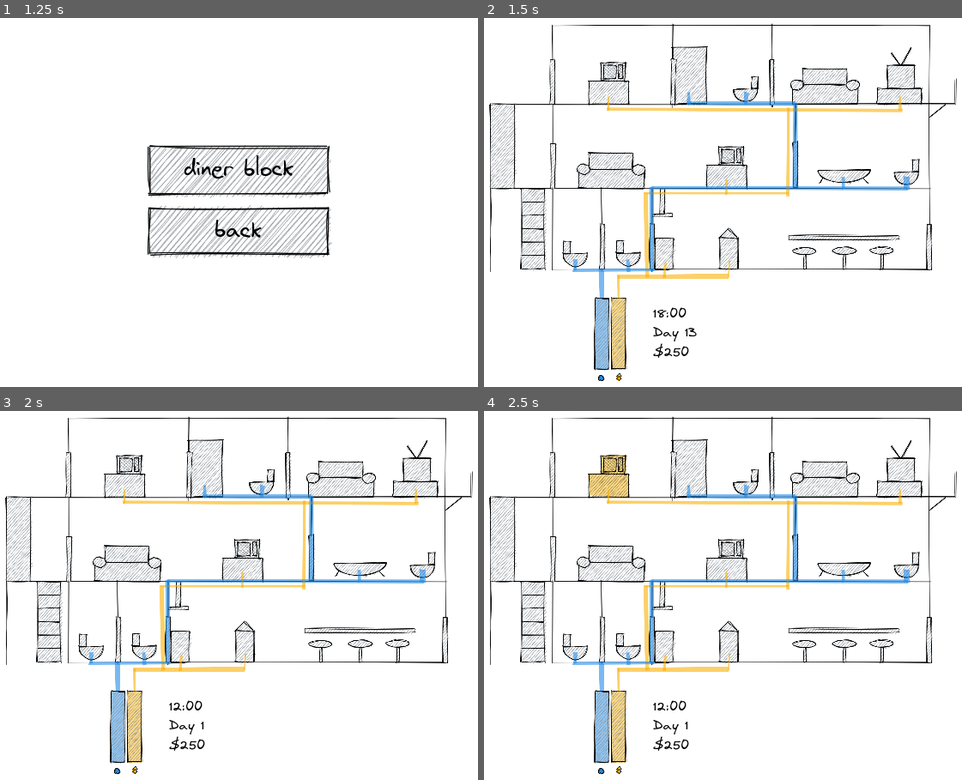
Above: before the commit, frames 1-4 (two rows, left to right).
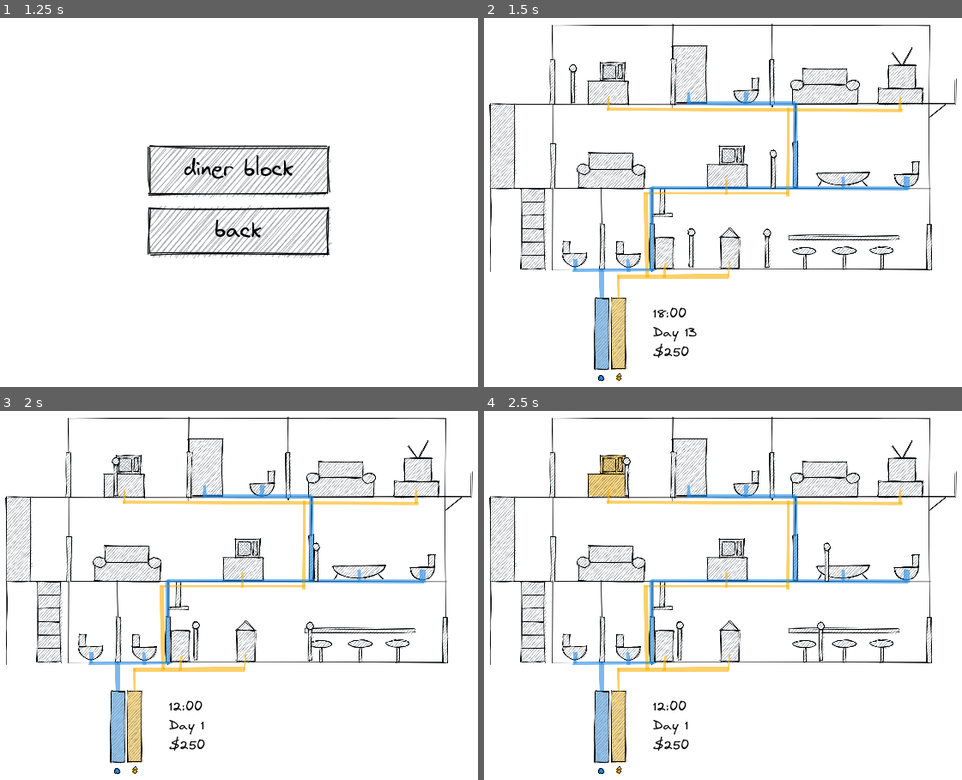
Above: after the commit, the same moments.

Repository: assertchris/game-sitch
Game: Godot game, scene res://scenes/screens/menu.tscn
Two runs of this game, one before a commit and one after it. Both use one fixed random seed, a clock stepped at 60 frames per second and the inputs below.
Inputs (mouse positions are in pixels of both pictures, inside the frame that each line leads up to):
- Up to frame 1 (1.25 s): tap Enter at 0.5 s; move the mouse to (239, 110) at 0.52 s; click (239, 110) at 0.67 s
- Up to frame 2 (1.5 s): tap Space at 1.25 s; move the mouse to (723, 169) at 1.27 s; click (723, 169) at 1.42 s
- Up to frame 3 (2 s): no input
- Up to frame 4 (2.5 s): move the mouse to (608, 477) at 2.02 s; click (608, 477) at 2.17 s

Frame 1 is identical in both runs. In frame 2, 3.7% of the frame differs, in the area x 16-93%, y 7-69%; in frame 3, 3.7%; in frame 4, 3.7%.

Commit message:
Add people

Diff:
--- a/project.godot
+++ b/project.godot
@@ -9,10 +9,20 @@
 config_version=4
 
 _global_script_classes=[ {
+"base": "TextureRect",
+"class": "Fixture",
+"language": "GDScript",
+"path": "res://scenes/fixture.gd"
+}, {
 "base": "Node2D",
 "class": "Level",
 "language": "GDScript",
 "path": "res://scenes/levels/level.gd"
+}, {
+"base": "KinematicBody2D",
+"class": "Person",
+"language": "GDScript",
+"path": "res://scenes/person.gd"
 }, {
 "base": "MarginContainer",
 "class": "Screen",
@@ -20,7 +30,9 @@
 "path": "res://scenes/screens/screen.gd"
 } ]
 _global_script_class_icons={
+"Fixture": "",
 "Level": "",
+"Person": "",
 "Screen": ""
 }
 
--- /dev/null
+++ b/resources/emote-font.tres
@@ -0,0 +1,7 @@
+[gd_resource type="DynamicFont" load_steps=2 format=2]
+
+[ext_resource path="res://fonts/virgil.ttf" type="DynamicFontData" id=1]
+
+[resource]
+size = 15
+font_data = ExtResource( 1 )
--- a/scenes/interface/fixture.gd
+++ b/scenes/fixture.gd
@@ -1,12 +1,16 @@
 extends TextureRect
+class_name Fixture
 
 const FIXTURES = preload("res://scenes/globals/constants.gd").FIXTURES
 
 export (FIXTURES) var type := FIXTURES.NONE
+
 export var enable_time := 1.0
 export var resource_cost := 5.0
+export var use_time := 10.0
 
-onready var _enable_timer := $EnableTimer
+onready var _enable_timer := $EnableTimer as Timer
+onready var _target_position := $TargetPosition as Position2D
 
 var enabled := false
 var can_enable := true
@@ -70,3 +74,6 @@
 	)
 
 	tween.start()
+
+func get_target_position() -> Position2D:
+	return  _target_position
--- a/scenes/interface/fixture.tscn
+++ b/scenes/fixture.tscn
@@ -1,12 +1,14 @@
 [gd_scene load_steps=2 format=2]
 
-[ext_resource path="res://scenes/interface/fixture.gd" type="Script" id=1]
+[ext_resource path="res://scenes/fixture.gd" type="Script" id=1]
 
 [node name="Fixture" type="TextureRect" groups=[
 "fixtures",
 ]]
-margin_right = 40.0
-margin_bottom = 40.0
+margin_left = -9.0
+margin_top = -21.0
+margin_right = 31.0
+margin_bottom = 19.0
 rect_scale = Vector2( 0.5, 0.5 )
 mouse_filter = 0
 mouse_default_cursor_shape = 2
@@ -19,5 +21,7 @@
 [node name="EnableTimer" type="Timer" parent="."]
 one_shot = true
 
+[node name="TargetPosition" type="Position2D" parent="."]
+
 [connection signal="gui_input" from="." to="." method="_on_gui_input"]
 [connection signal="timeout" from="EnableTimer" to="." method="_on_enable_timer_timeout"]
--- a/scenes/globals/constants.gd
+++ b/scenes/globals/constants.gd
@@ -48,6 +48,20 @@
 	FIXTURES.WATER: [0.133, 0.545, 0.901],
 }
 
+enum PEOPLE {
+	NONE,
+	RESIDENT,
+	DELI_WORKER,
+	DELI_CUSTOMER,
+}
+
+const PEOPLE_MIN_IDLE_TIME := 5.0
+const PEOPLE_MAX_IDLE_TIME := 10.0
+const PEOPLE_MIN_WAIT_TIME := 4.0
+const PEOPLE_MAX_WAIT_TIME := 8.0
+const PEOPLE_WAIT_PENALTY := 5
+const PEOPLE_MOVE_SPEED := 100
+
 const TICK_SECONDS := 5.0
 const TICK_MINUTES_INCREASE := 30
 
--- a/scenes/interface/button.gd
+++ b/scenes/interface/button.gd
@@ -4,10 +4,7 @@
 signal pressed
 
 export var label := "button"
-export var image_0: Texture
-export var image_1: Texture
-export var image_2: Texture
-export var image_3: Texture
+export (Array, Texture) var images
 
 onready var _texture := $Texture
 onready var _label := $Label
@@ -15,8 +12,7 @@
 func _ready() -> void:
 	randomize()
 
-	var image_number = randi() % 4
-	var image_texture = get("image_" + str(image_number))
+	var image_texture = images[randi() % images.size()]
 
 	_texture.texture_normal = image_texture
 	_texture.texture_disabled = image_texture
--- a/scenes/interface/button.tscn
+++ b/scenes/interface/button.tscn
@@ -15,10 +15,7 @@
 __meta__ = {
 "_edit_use_anchors_": false
 }
-image_0 = ExtResource( 3 )
-image_1 = ExtResource( 5 )
-image_2 = ExtResource( 6 )
-image_3 = ExtResource( 4 )
+images = [ ExtResource( 3 ), ExtResource( 5 ), ExtResource( 6 ), ExtResource( 4 ) ]
 
 [node name="Texture" type="TextureButton" parent="."]
 margin_left = 460.0
@@ -27,10 +24,10 @@
 margin_bottom = 415.0
 rect_min_size = Vector2( 360, 110 )
 mouse_filter = 2
-texture_normal = ExtResource( 5 )
+texture_normal = ExtResource( 4 )
 texture_pressed = ExtResource( 3 )
-texture_hover = ExtResource( 5 )
-texture_disabled = ExtResource( 5 )
+texture_hover = ExtResource( 4 )
+texture_disabled = ExtResource( 4 )
 texture_focused = ExtResource( 3 )
 expand = true
 stretch_mode = 3
--- a/scenes/levels/diner-block.tscn
+++ b/scenes/levels/diner-block.tscn
@@ -1,9 +1,9 @@
-[gd_scene load_steps=14 format=2]
+[gd_scene load_steps=15 format=2]
 
 [ext_resource path="res://scenes/levels/level.tscn" type="PackedScene" id=1]
 [ext_resource path="res://scenes/levels/diner-block.gd" type="Script" id=2]
 [ext_resource path="res://images/diner-block-background-1.png" type="Texture" id=3]
-[ext_resource path="res://scenes/interface/fixture.tscn" type="PackedScene" id=4]
+[ext_resource path="res://scenes/fixture.tscn" type="PackedScene" id=4]
 [ext_resource path="res://images/bath-1.png" type="Texture" id=5]
 [ext_resource path="res://images/left-facing-toilet-1.png" type="Texture" id=6]
 [ext_resource path="res://images/right-facing-toilet-1.png" type="Texture" id=7]
@@ -13,6 +13,7 @@
 [ext_resource path="res://images/cooker-1.png" type="Texture" id=11]
 [ext_resource path="res://images/counter-1.png" type="Texture" id=12]
 [ext_resource path="res://resources/stats-font.tres" type="DynamicFont" id=13]
+[ext_resource path="res://scenes/person.tscn" type="PackedScene" id=14]
 
 [node name="DinerBlock" instance=ExtResource( 1 )]
 script = ExtResource( 2 )
@@ -84,107 +85,230 @@
 }
 
 [node name="Second" type="Node2D" parent="." index="3"]
+__meta__ = {
+"_edit_lock_": true
+}
 
 [node name="Microwave" parent="Second" index="0" instance=ExtResource( 4 )]
-margin_left = 388.0
+margin_left = 387.0
 margin_top = 100.0
-margin_right = 545.0
+margin_right = 544.0
 margin_bottom = 265.0
 texture = ExtResource( 10 )
 type = 1
 enable_time = 0.25
+use_time = 15.0
+
+[node name="TargetPosition" parent="Second/Microwave" index="1"]
+position = Vector2( 44, 154 )
 
 [node name="Shower" parent="Second" index="1" instance=ExtResource( 4 )]
 margin_left = 544.0
-margin_top = 72.0
+margin_top = 70.0
 margin_right = 681.0
-margin_bottom = 294.0
+margin_bottom = 292.0
 texture = ExtResource( 8 )
 type = 2
+use_time = 25.0
+
+[node name="TargetPosition" parent="Second/Shower" index="1"]
+position = Vector2( 68, 212 )
 
 [node name="Toilet" parent="Second" index="2" instance=ExtResource( 4 )]
-margin_left = 959.0
-margin_top = 282.0
-margin_right = 1058.0
-margin_bottom = 381.0
+margin_left = 660.0
+margin_top = 130.0
+margin_right = 759.0
+margin_bottom = 229.0
 texture = ExtResource( 6 )
 type = 2
 enable_time = 0.25
 
+[node name="TargetPosition" parent="Second/Toilet" index="1"]
+position = Vector2( 12, 94 )
+
 [node name="Television" parent="Second" index="3" instance=ExtResource( 4 )]
-margin_left = 926.0
+margin_left = 928.0
 margin_top = 73.0
-margin_right = 1102.0
+margin_right = 1104.0
 margin_bottom = 293.0
 texture = ExtResource( 9 )
 type = 1
 enable_time = 0.25
+use_time = 60.0
+
+[node name="TargetPosition" parent="Second/Television" index="1"]
+position = Vector2( 18, 208 )
+
+[node name="Resident" parent="Second" index="4" instance=ExtResource( 14 )]
+position = Vector2( 355, 180 )
+z_index = 5
+type = 1
+idle_positions = [ NodePath("../Idle1"), NodePath("../Idle2"), NodePath("../Idle3"), NodePath("../Idle4") ]
+water_fixtures = [ NodePath("../Toilet"), NodePath("../Shower") ]
+power_fixtures = [ NodePath("../Microwave"), NodePath("../Television") ]
+daily_income = 70
+
+[node name="Idle1" type="Position2D" parent="Second" index="5"]
+position = Vector2( 354, 181 )
+
+[node name="Idle2" type="Position2D" parent="Second" index="6"]
+position = Vector2( 506, 181 )
+
+[node name="Idle3" type="Position2D" parent="Second" index="7"]
+position = Vector2( 831, 181 )
+
+[node name="Idle4" type="Position2D" parent="Second" index="8"]
+position = Vector2( 1049, 181 )
 
 [node name="First" type="Node2D" parent="." index="4"]
+__meta__ = {
+"_edit_lock_": true
+}
 
 [node name="Microwave" parent="First" index="0" instance=ExtResource( 4 )]
-margin_left = 608.0
-margin_top = 257.0
-margin_right = 765.0
-margin_bottom = 422.0
+margin_left = 609.0
+margin_top = 256.0
+margin_right = 766.0
+margin_bottom = 421.0
 texture = ExtResource( 10 )
 type = 1
 enable_time = 0.25
+use_time = 15.0
+
+[node name="TargetPosition" parent="First/Microwave" index="1"]
+position = Vector2( 38, 156 )
 
 [node name="Bath" parent="First" index="1" instance=ExtResource( 4 )]
-margin_left = 815.0
-margin_top = 301.0
-margin_right = 1020.0
-margin_bottom = 359.0
+margin_left = 813.0
+margin_top = 306.0
+margin_right = 1018.0
+margin_bottom = 364.0
 texture = ExtResource( 5 )
 type = 2
+use_time = 25.0
+
+[node name="TargetPosition" parent="First/Bath" index="1"]
+position = Vector2( 60, 44 )
 
 [node name="Toilet" parent="First" index="2" instance=ExtResource( 4 )]
-margin_left = 659.0
-margin_top = 127.0
-margin_right = 758.0
-margin_bottom = 226.0
+margin_left = 959.0
+margin_top = 286.0
+margin_right = 1058.0
+margin_bottom = 385.0
 texture = ExtResource( 6 )
 type = 2
 enable_time = 0.25
 
+[node name="TargetPosition" parent="First/Toilet" index="1"]
+position = Vector2( 22, 96 )
+
+[node name="Resident" parent="First" index="3" instance=ExtResource( 14 )]
+position = Vector2( 728, 339 )
+z_index = 5
+type = 1
+idle_positions = [ NodePath("../Idle1"), NodePath("../Idle2"), NodePath("../Idle3"), NodePath("../Idle4") ]
+water_fixtures = [ NodePath("../Bath"), NodePath("../Toilet") ]
+power_fixtures = [ NodePath("../Microwave") ]
+daily_income = 50
+
+[node name="Idle1" type="Position2D" parent="First" index="4"]
+position = Vector2( 433, 336 )
+
+[node name="Idle2" type="Position2D" parent="First" index="5"]
+position = Vector2( 555, 336 )
+
+[node name="Idle3" type="Position2D" parent="First" index="6"]
+position = Vector2( 726, 336 )
+
+[node name="Idle4" type="Position2D" parent="First" index="7"]
+position = Vector2( 286, 336 )
+
 [node name="Deli" type="Node2D" parent="." index="5"]
+__meta__ = {
+"_edit_lock_": true
+}
 
 [node name="Toilet1" parent="Deli" index="0" instance=ExtResource( 4 )]
-margin_left = 341.0
+margin_left = 340.0
 margin_top = 434.0
-margin_right = 438.0
+margin_right = 437.0
 margin_bottom = 534.0
 texture = ExtResource( 7 )
 type = 2
 enable_time = 0.25
+use_time = 5.0
+
+[node name="TargetPosition" parent="Deli/Toilet1" index="1"]
+position = Vector2( 76, 96 )
 
 [node name="Toilet2" parent="Deli" index="1" instance=ExtResource( 4 )]
 margin_left = 440.0
-margin_top = 433.0
+margin_top = 435.0
 margin_right = 537.0
-margin_bottom = 533.0
+margin_bottom = 535.0
 texture = ExtResource( 7 )
 type = 2
 enable_time = 0.25
+use_time = 5.0
+
+[node name="TargetPosition" parent="Deli/Toilet2" index="1"]
+position = Vector2( 80, 96 )
 
 [node name="Cooker" parent="Deli" index="2" instance=ExtResource( 4 )]
 margin_left = 512.0
-margin_top = 428.0
+margin_top = 427.0
 margin_right = 592.0
-margin_bottom = 554.0
+margin_bottom = 553.0
 texture = ExtResource( 11 )
 type = 1
 enable_time = 0.75
+use_time = 25.0
+
+[node name="TargetPosition" parent="Deli/Cooker" index="1"]
+position = Vector2( 90, 118 )
 
 [node name="Counter" parent="Deli" index="3" instance=ExtResource( 4 )]
-margin_left = 632.0
-margin_top = 410.0
-margin_right = 712.0
-margin_bottom = 572.0
+margin_left = 634.0
+margin_top = 409.0
+margin_right = 714.0
+margin_bottom = 571.0
 texture = ExtResource( 12 )
 type = 1
 enable_time = 0.25
+use_time = 15.0
+
+[node name="TargetPosition" parent="Deli/Counter" index="1"]
+position = Vector2( -16, 152 )
+
+[node name="DeliWorker" parent="Deli" index="4" instance=ExtResource( 14 )]
+position = Vector2( 589, 486 )
+z_index = 5
+type = 2
+idle_positions = [ NodePath("../DeliWorkerIdle1") ]
+power_fixtures = [ NodePath("../Cooker"), NodePath("../Counter") ]
+daily_income = 100
+
+[node name="DeliCustomer" parent="Deli" index="5" instance=ExtResource( 14 )]
+position = Vector2( 717, 487 )
+z_index = 5
+type = 3
+idle_positions = [ NodePath("../DeliCustomerIdle1"), NodePath("../DeliCustomerIdle2"), NodePath("../DeliCustomerIdle3"), NodePath("../DeliCustomerIdle4") ]
+water_fixtures = [ NodePath("../Toilet1"), NodePath("../Toilet2") ]
+
+[node name="DeliWorkerIdle1" type="Position2D" parent="Deli" index="6"]
+position = Vector2( 588, 488 )
+
+[node name="DeliCustomerIdle1" type="Position2D" parent="Deli" index="7"]
+position = Vector2( 715, 488 )
+
+[node name="DeliCustomerIdle2" type="Position2D" parent="Deli" index="8"]
+position = Vector2( 794, 488 )
+
+[node name="DeliCustomerIdle3" type="Position2D" parent="Deli" index="9"]
+position = Vector2( 867, 488 )
+
+[node name="DeliCustomerIdle4" type="Position2D" parent="Deli" index="10"]
+position = Vector2( 937, 488 )
 
 [node name="Structure" type="Sprite" parent="." index="6"]
 position = Vector2( 641, 362 )
@@ -193,3 +317,15 @@
 __meta__ = {
 "_edit_lock_": true
 }
+
+[editable path="Second/Microwave"]
+[editable path="Second/Shower"]
+[editable path="Second/Toilet"]
+[editable path="Second/Television"]
+[editable path="First/Microwave"]
+[editable path="First/Bath"]
+[editable path="First/Toilet"]
+[editable path="Deli/Toilet1"]
+[editable path="Deli/Toilet2"]
+[editable path="Deli/Cooker"]
+[editable path="Deli/Counter"]
--- a/scenes/levels/level.gd
+++ b/scenes/levels/level.gd
@@ -2,7 +2,6 @@
 class_name Level
 
 export var win_money := 500
-
 export var time_path: NodePath
 export var day_path: NodePath
 export var money_path: NodePath
--- /dev/null
+++ b/scenes/person.gd
@@ -0,0 +1,127 @@
+extends KinematicBody2D
+class_name Person
+
+const PEOPLE = preload("res://scenes/globals/constants.gd").PEOPLE
+
+export (PEOPLE) var type := PEOPLE.NONE
+export (Array, Texture) var images
+export (Array, NodePath) var idle_positions
+export (Array, NodePath) var water_fixtures
+export (Array, NodePath) var power_fixtures
+export var daily_income := 0
+
+onready var _sprite := $Sprite
+onready var _idle_timer := $IdleTimer
+onready var _wait_timer := $WaitTimer
+onready var _use_timer := $UseTimer
+onready var _label := $Label
+onready var _label_animator := $LabelAnimator
+
+var target_fixture: Fixture
+var target_position: Position2D
+var velocity: Vector2
+var is_using_fixture := false
+
+func _ready() -> void:
+	randomize()
+	_sprite.texture = images[randi() % images.size()]
+
+	pick_something_to_do()
+
+	_label.modulate = Color(0, 0, 0, 0)
+
+func _process(delta: float) -> void:
+	var move_distance := Constants.PEOPLE_MOVE_SPEED * delta
+
+	if target_fixture:
+		move_towards_target(move_distance, target_fixture.get_target_position().global_position)
+
+	if target_position:
+		move_towards_target(move_distance, target_position.global_position)
+
+func stop_timers() -> void:
+	_idle_timer.stop()
+	_wait_timer.stop()
+	_use_timer.stop()
+
+func move_towards_target(distance: float, move_to_position: Vector2) -> void:
+	var distance_to_target := global_position.distance_to(move_to_position)
+
+	if distance_to_target > 5:
+		position.x = position.linear_interpolate(move_to_position, distance / distance_to_target).x
+	else:
+		randomize()
+
+		if target_fixture and _wait_timer.is_stopped():
+			_wait_timer.wait_time = round(rand_range(Constants.PEOPLE_MIN_WAIT_TIME, Constants.PEOPLE_MAX_WAIT_TIME))
+			_wait_timer.start()
+
+		if target_position and _idle_timer.is_stopped():
+			_idle_timer.wait_time = round(rand_range(Constants.PEOPLE_MIN_IDLE_TIME, Constants.PEOPLE_MAX_IDLE_TIME))
+			_idle_timer.start()
+
+func pick_something_to_do() -> void:
+	stop_timers()
+
+	target_position = null
+	target_fixture = null
+	is_using_fixture = false
+
+	randomize()
+
+	var roll = randf()
+
+	if roll < 0.50 and idle_positions.size() > 0:
+		target_position = get_node(idle_positions[randi() % idle_positions.size()])
+		return
+	elif roll < 0.75 and power_fixtures.size() > 0:
+		target_fixture = get_node(power_fixtures[randi() % power_fixtures.size()])
+		return
+	elif water_fixtures.size() > 0:
+		target_fixture = get_node(water_fixtures[randi() % water_fixtures.size()])
+		return
+
+	pick_something_to_do()
+
+func use_fixture() -> void:
+	is_using_fixture = true
+
+	stop_timers()
+
+	_use_timer.wait_time = target_fixture.use_time
+	_use_timer.start()
+
+func take_money_away() -> void:
+	Variables.current_money -= Constants.PEOPLE_WAIT_PENALTY
+
+	_label.text = "-$" + str(Constants.PEOPLE_WAIT_PENALTY)
+	_label_animator.play("ShowPenalty")
+
+	if Variables.current_money <= 0:
+		Events.emit_signal("level_lost")
+		Events.emit_signal("stop_tick_timer")
+
+func get_income(amount: int) -> void:
+	_label.text = "$" + str(amount)
+	_label_animator.play("ShowIncome")
+
+func _on_idle_timer_timeout() -> void:
+	pick_something_to_do()
+
+func _on_wait_timer_timeout() -> void:
+	if is_using_fixture:
+		return
+
+	take_money_away()
+	pick_something_to_do()
+
+func _on_use_timer_timeout() -> void:
+	is_using_fixture = false
+	pick_something_to_do()
+
+func _on_target_enabled_timer_timeout() -> void:
+	if not target_fixture:
+		return
+
+	if target_fixture.enabled and not is_using_fixture:
+		use_fixture()
--- /dev/null
+++ b/scenes/person.tscn
@@ -0,0 +1,90 @@
+[gd_scene load_steps=9 format=2]
+
+[ext_resource path="res://scenes/person.gd" type="Script" id=1]
+[ext_resource path="res://images/person-4.png" type="Texture" id=2]
+[ext_resource path="res://images/person-2.png" type="Texture" id=3]
+[ext_resource path="res://images/person-1.png" type="Texture" id=4]
+[ext_resource path="res://images/person-3.png" type="Texture" id=5]
+[ext_resource path="res://resources/emote-font.tres" type="DynamicFont" id=6]
+
+[sub_resource type="Animation" id=2]
+resource_name = "ShowIncome"
+length = 2.0
+tracks/0/type = "value"
+tracks/0/path = NodePath("Label:modulate")
+tracks/0/interp = 1
+tracks/0/loop_wrap = true
+tracks/0/imported = false
+tracks/0/enabled = true
+tracks/0/keys = {
+"times": PoolRealArray( 0, 1, 2 ),
+"transitions": PoolRealArray( 1, 1, 1 ),
+"update": 0,
+"values": [ Color( 0.360784, 0.580392, 0.0509804, 1 ), Color( 0.360784, 0.580392, 0.0509804, 1 ), Color( 0.360784, 0.580392, 0.0509804, 0 ) ]
+}
+
+[sub_resource type="Animation" id=1]
+resource_name = "ShowPenalty"
+length = 2.0
+tracks/0/type = "value"
+tracks/0/path = NodePath("Label:modulate")
+tracks/0/interp = 1
+tracks/0/loop_wrap = true
+tracks/0/imported = false
+tracks/0/enabled = true
+tracks/0/keys = {
+"times": PoolRealArray( 0, 1, 2 ),
+"transitions": PoolRealArray( 1, 1, 1 ),
+"update": 0,
+"values": [ Color( 0.788235, 0.164706, 0.164706, 1 ), Color( 0.788235, 0.164706, 0.164706, 1 ), Color( 0.788235, 0.164706, 0.164706, 0 ) ]
+}
+
+[node name="Person" type="KinematicBody2D" groups=[
+"people",
+]]
+script = ExtResource( 1 )
+images = [ ExtResource( 4 ), ExtResource( 3 ), ExtResource( 5 ), ExtResource( 2 ) ]
+
+[node name="Sprite" type="Sprite" parent="."]
+position = Vector2( 0, -38 )
+scale = Vector2( 0.5, 0.5 )
+texture = ExtResource( 4 )
+
+[node name="Collider" type="CollisionShape2D" parent="."]
+
+[node name="IdleTimer" type="Timer" parent="."]
+one_shot = true
+
+[node name="WaitTimer" type="Timer" parent="."]
+one_shot = true
+
+[node name="UseTimer" type="Timer" parent="."]
+one_shot = true
+
+[node name="TargetEnabledTimer" type="Timer" parent="."]
+wait_time = 0.1
+autostart = true
+
+[node name="Label" type="Label" parent="."]
+modulate = Color( 0.788235, 0.164706, 0.164706, 1 )
+margin_left = -20.0
+margin_top = -102.0
+margin_right = 20.0
+margin_bottom = -82.0
+custom_fonts/font = ExtResource( 6 )
+custom_colors/font_color = Color( 0.788235, 0.164706, 0.164706, 1 )
+text = "-$5"
+align = 1
+valign = 1
+__meta__ = {
+"_edit_use_anchors_": false
+}
+
+[node name="LabelAnimator" type="AnimationPlayer" parent="."]
+anims/ShowIncome = SubResource( 2 )
+anims/ShowPenalty = SubResource( 1 )
+
+[connection signal="timeout" from="IdleTimer" to="." method="_on_idle_timer_timeout"]
+[connection signal="timeout" from="WaitTimer" to="." method="_on_wait_timer_timeout"]
+[connection signal="timeout" from="UseTimer" to="." method="_on_use_timer_timeout"]
+[connection signal="timeout" from="TargetEnabledTimer" to="." method="_on_target_enabled_timer_timeout"]
--- a/scenes/screens/level.gd
+++ b/scenes/screens/level.gd
@@ -32,9 +32,17 @@
 	else:
 		Variables.current_minutes = next_minutes
 
-	if Variables.current_hours >= 24:
+	if Variables.current_hours > 23:
+		var people = get_tree().get_nodes_in_group("people")
+		var total = 0
+
+		for person in people:
+			total += person.daily_income
+			person.get_income(person.daily_income)
+
 		Variables.current_hours = 0
 		Variables.current_days += 1
+		Variables.current_money += total
 
 	var fixtures = get_tree().get_nodes_in_group("fixtures")
 
Binary file changed: images/person-1.png
Binary file changed: images/person-2.png
Binary file changed: images/person-3.png
Binary file changed: images/person-4.png
